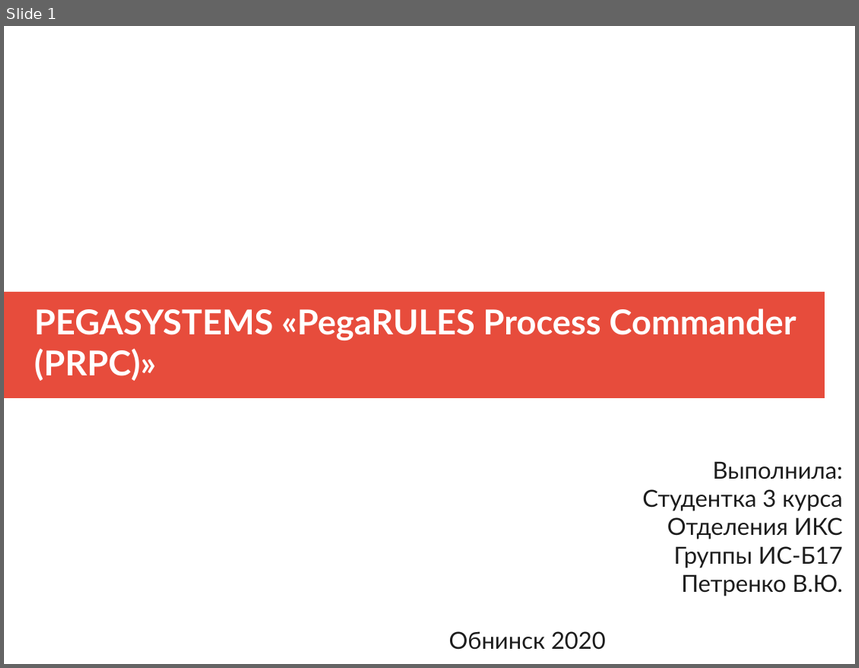
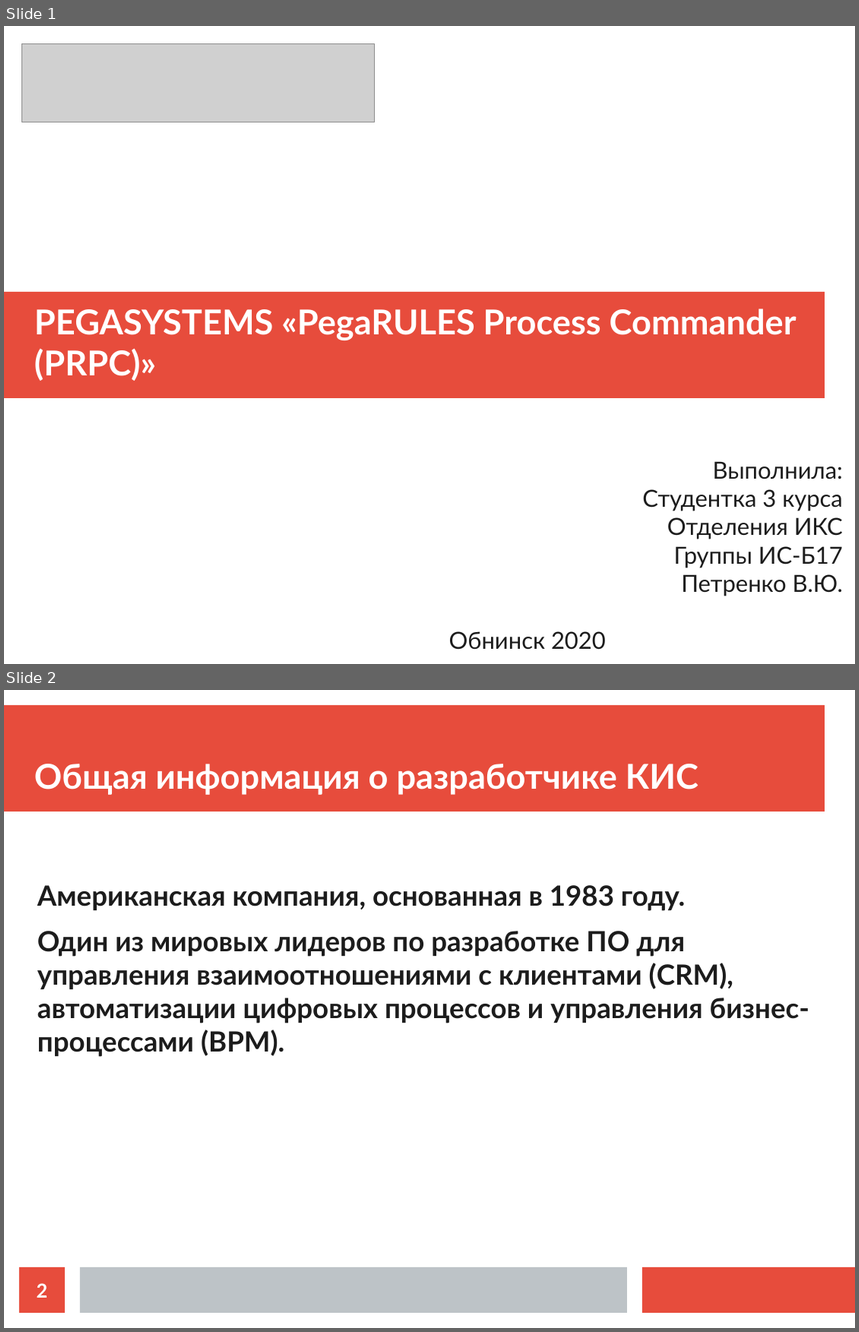
Before and after one commit to ikherty/ERP, a slide deck: pegaReport.odp. Shown one above the other, each under a label of ours: slide 1 before the commit, slides 1 and 2 after it. The pictures are 859x668 and 859x1332 pixels, drawn with LibreOffice and Linux fonts; fonts in the diff are those of the drawing; grey boxes stand for pictures. Boxes give left, top, right and bottom in pixels: in the first picture for what was removed or moved away, otherwise in the second. Text is boxed around its words. In the diff, an @@ line names an element or a change of style, - is before the commit and + after.

```diff
--- a/pegaReport.odp
+++ b/pegaReport.odp
@@ slide 2 added at [4, 690, 855, 1328], background #FFFFFF @@
@@ rectangle added at [4, 705, 825, 812], fill #E74C3C @@
@@ title added at [34, 764, 699, 795], 32 pt, text #FFFFFF, bold @@
+Общая информация о разработчике КИС
@@ text added at [37, 885, 810, 1057], 26 pt, text #1C1C1C, bold @@
+Aмериканская компания, основанная в 1983 году.
+Один из мировых лидеров по разработке ПО для управления взаимоотношениями с клиентами (CRM), автоматизации цифровых процессов и управления бизнес-процессами (BPM).
@@ page number added at [19, 1268, 65, 1313], fill #E74C3C, 18 pt, text #FFFFFF, bold @@
+2
@@ rectangle added at [80, 1268, 627, 1313], fill #BDC3C7 @@
@@ rectangle added at [643, 1268, 855, 1313], fill #E74C3C @@
@@ slide 1 changed as well @@
@@ picture added at [22, 44, 376, 123] @@
```
Also in this commit, not shown: 7 other slides added, 3 slides removed.
